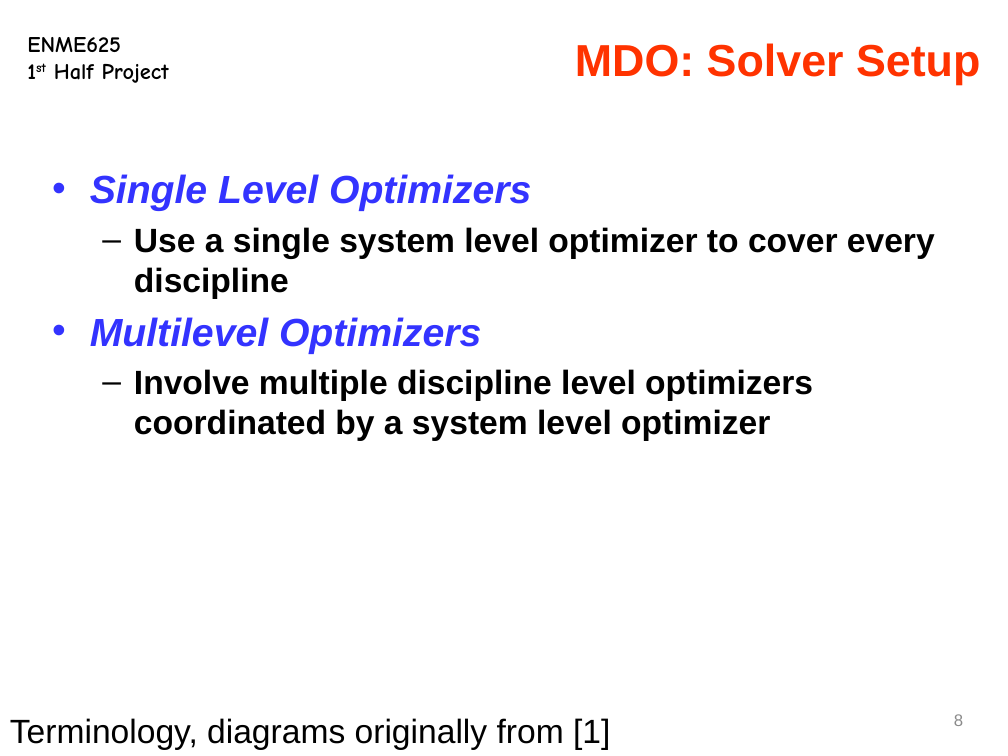
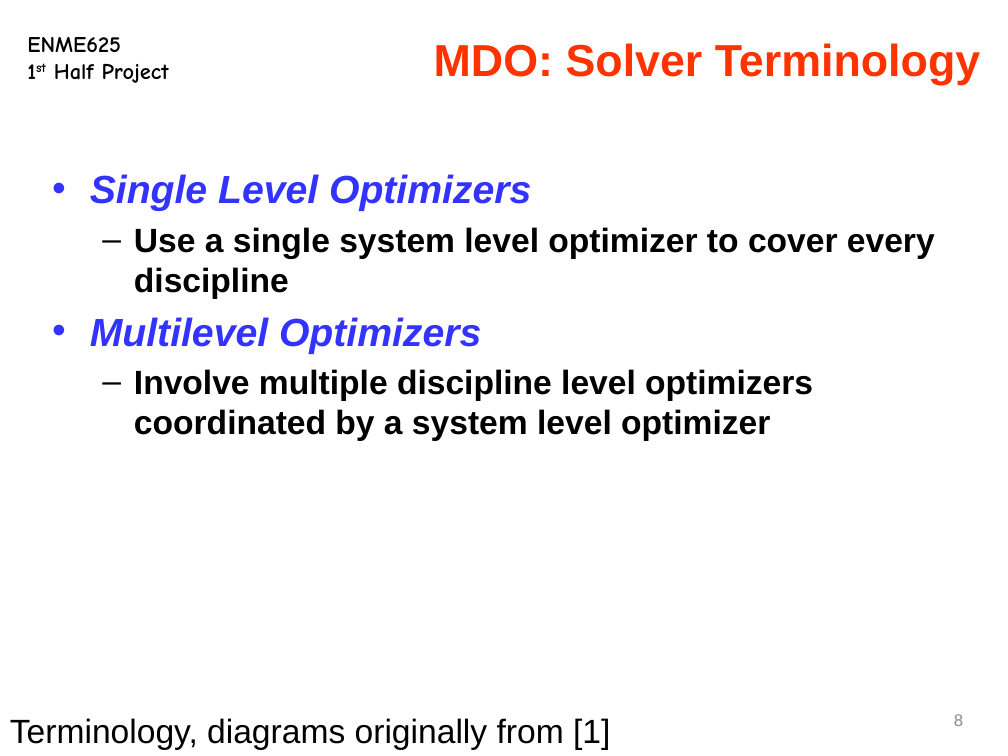
Before and after one commit to hqqen/eeby-deeby, a slide deck: slide 8 of class-work/optimization/project 1/slides.pptx. Drawn at 1008x756 pixels with LibreOffice and Linux fonts; fonts in the diff are those of the drawing. Boxes give left, top, right and bottom in pixels: in the first picture for what was removed or moved away, otherwise in the second. Text is boxed around its words. In the diff, an @@ line names an element or a change of style, - is before the commit and + after.

```diff
--- a/class-work/optimization/project 1/slides.pptx
+++ b/class-work/optimization/project 1/slides.pptx
@@ title at (x1=434, y1=43, x2=980, y2=85): text changed @@
-MDO: Solver Setup
+MDO: Solver Terminology
```
Also in this commit, not shown: 4 other slides changed, 5 slides added, 32 slides removed, 1 other file.
